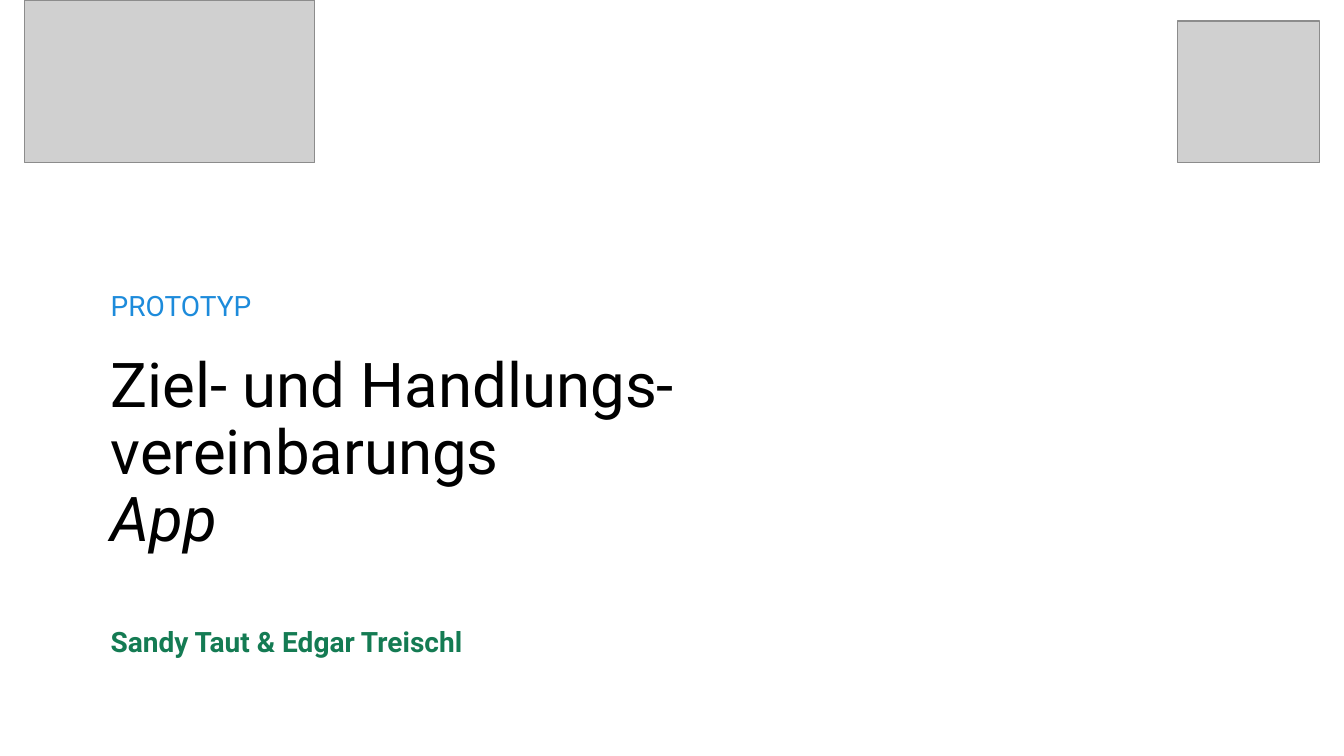
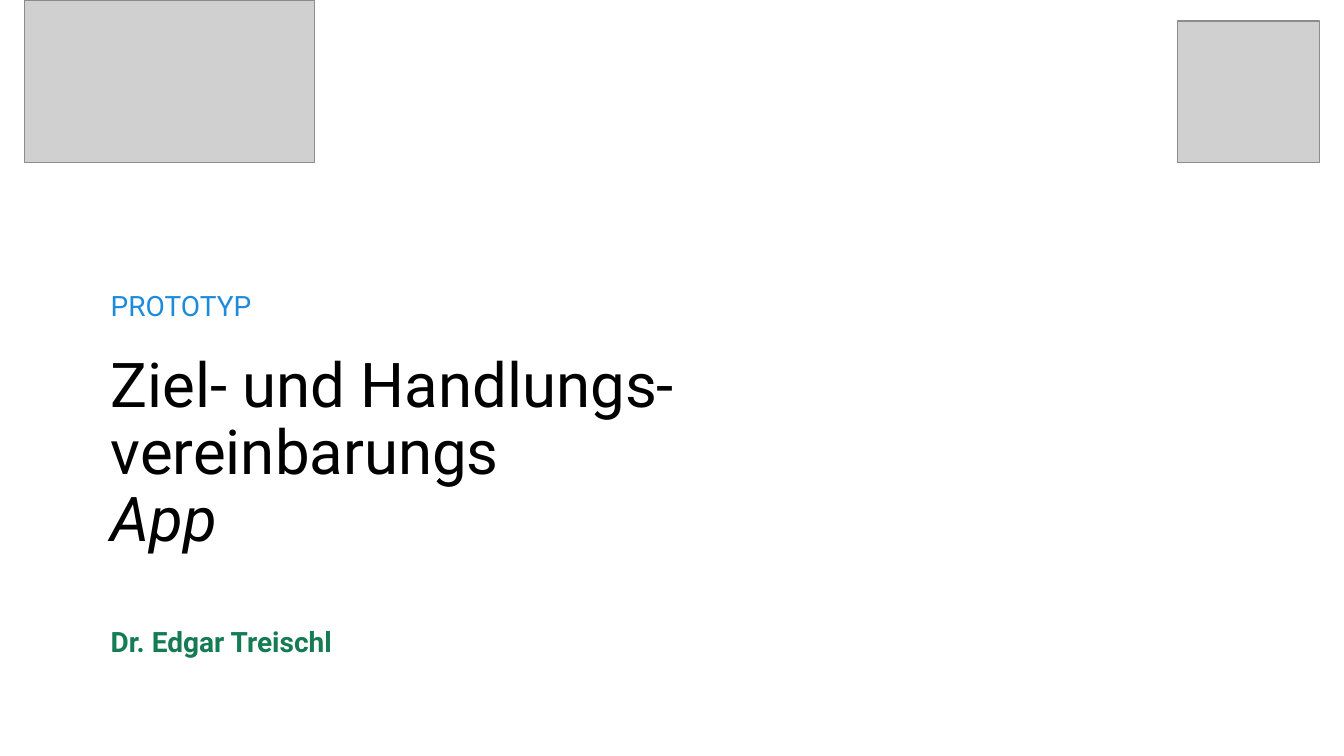
Before and after one commit to edgar-treischl/dash-zhv, a slide deck: slide 1 of docs/zhv_intro.pptx. Drawn at 1344x756 pixels with LibreOffice and Linux fonts; fonts in the diff are those of the drawing; grey boxes stand for pictures. Boxes give left, top, right and bottom in pixels: in the first picture for what was removed or moved away, otherwise in the second. Text is boxed around its words. In the diff, an @@ line names an element or a change of style, - is before the commit and + after.

```diff
--- a/docs/zhv_intro.pptx
+++ b/docs/zhv_intro.pptx
@@ text at [111,631,332,658]: text changed @@
-Sandy Taut & Edgar Treischl
+Dr. Edgar Treischl
```
Also in this commit, not shown: 2 other slides changed, 2 slides added, 2 other files.
